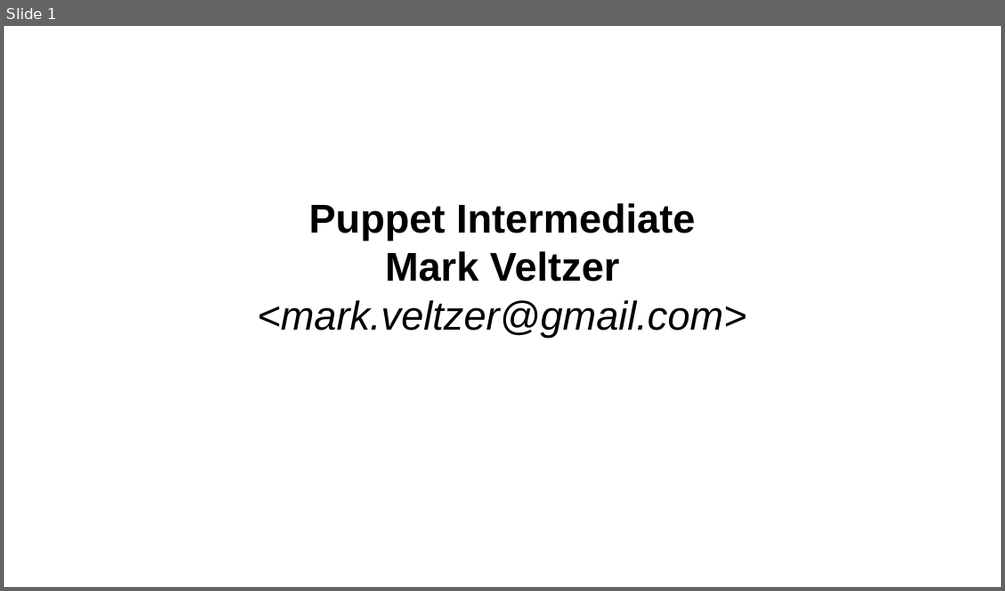
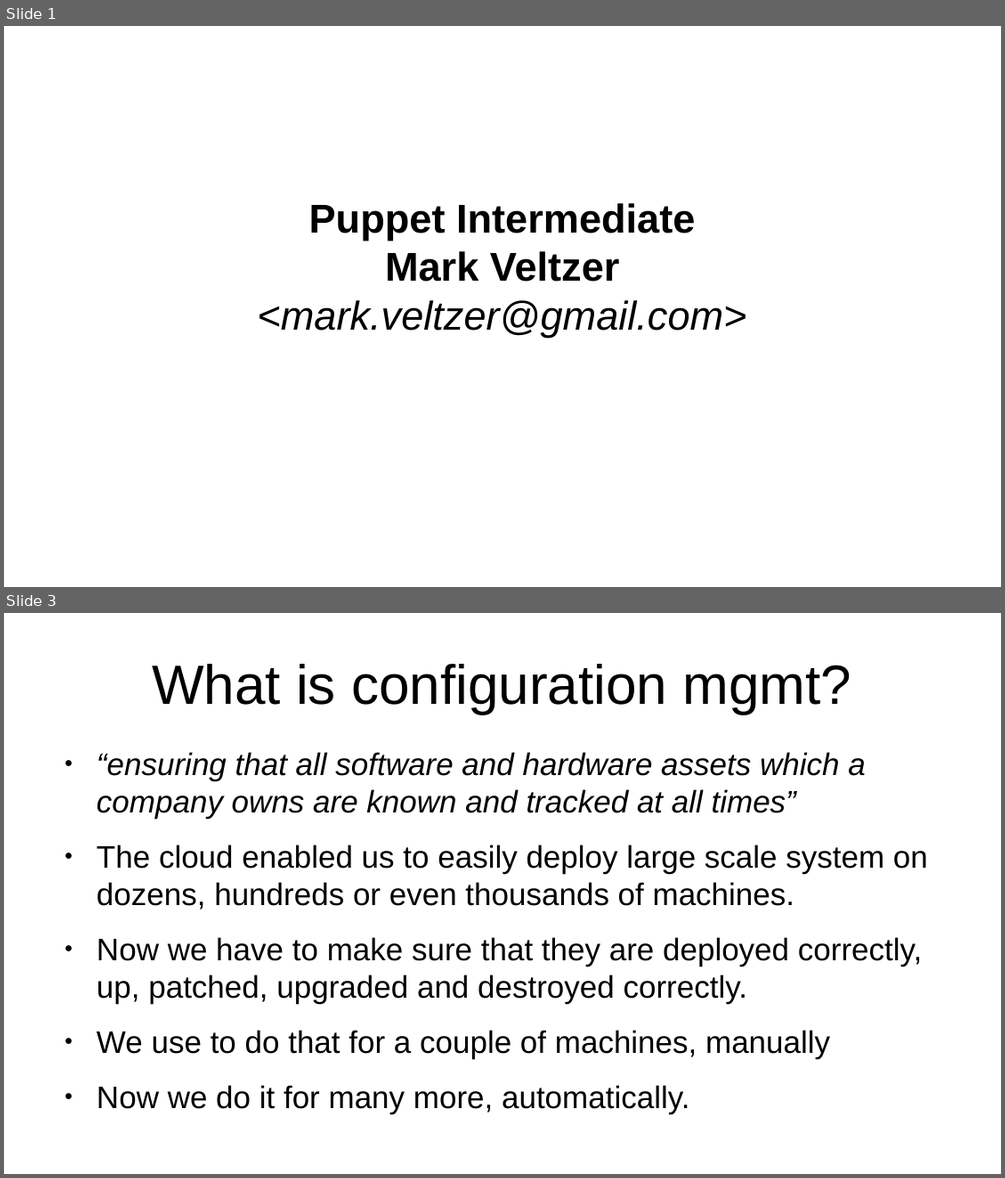
Before and after one commit to veltzer/teaching-puppet, a slide deck: slides.odp. Shown one above the other, each under a label of ours: slide 1 before the commit, slides 1 and 3 after it; the slides between them are not shown. The pictures are 1005x591 and 1005x1178 pixels, drawn with LibreOffice and Linux fonts; fonts in the diff are those of the drawing. Boxes give left, top, right and bottom in pixels: in the first picture for what was removed or moved away, otherwise in the second. Text is boxed around its words. In the diff, an @@ line names an element or a change of style, - is before the commit and + after.

```diff
--- a/slides.odp
+++ b/slides.odp
@@ slide 3 added at (4,613,1001,1174), background #FFFFFF @@
@@ title added at (152,664,852,714), 44 pt, text #000000 @@
+What is configuration mgmt?
@@ text added at (97,752,928,1114), 24.8 pt, text #000000 @@
+● “ensuring that all software and hardware assets which a company owns are known and tracked at all times”
+● The cloud enabled us to easily deploy large scale system on dozens, hundreds or even thousands of machines.
+● Now we have to make sure that they are deployed correctly, up, patched, upgraded and destroyed correctly.
+● We use to do that for a couple of machines, manually
+● Now we do it for many more, automatically.
```
Also in this commit, not shown: 1 slide changed, 19 other slides added, 11 other files.
